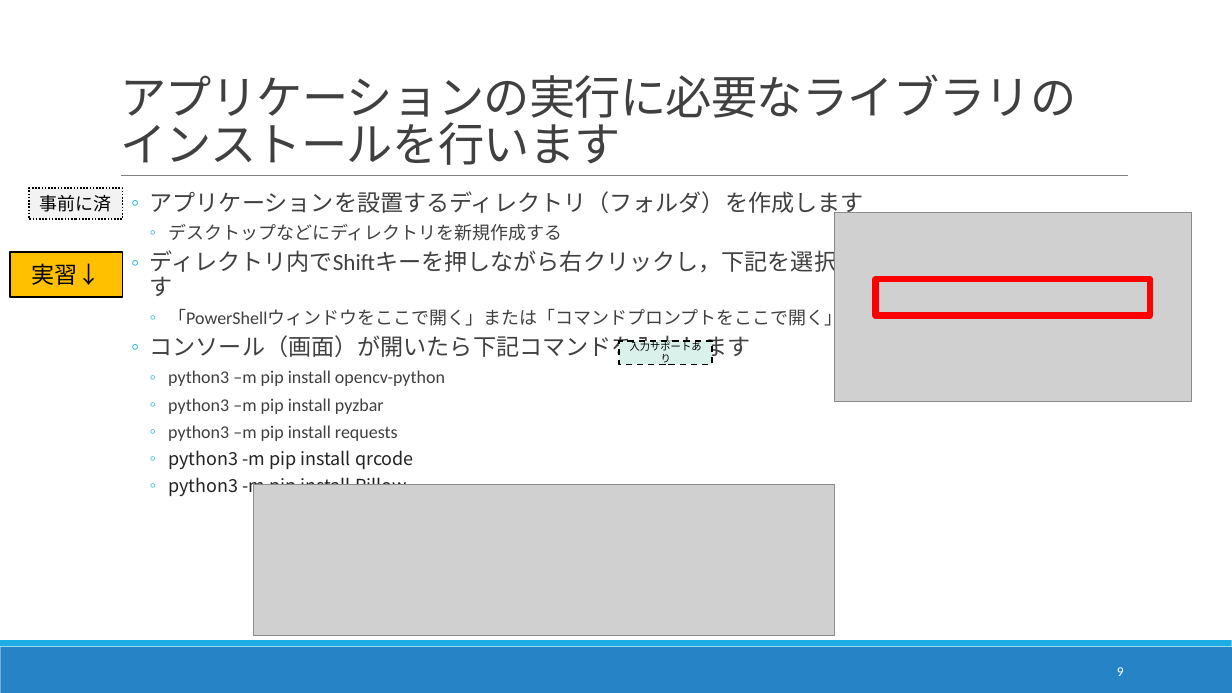
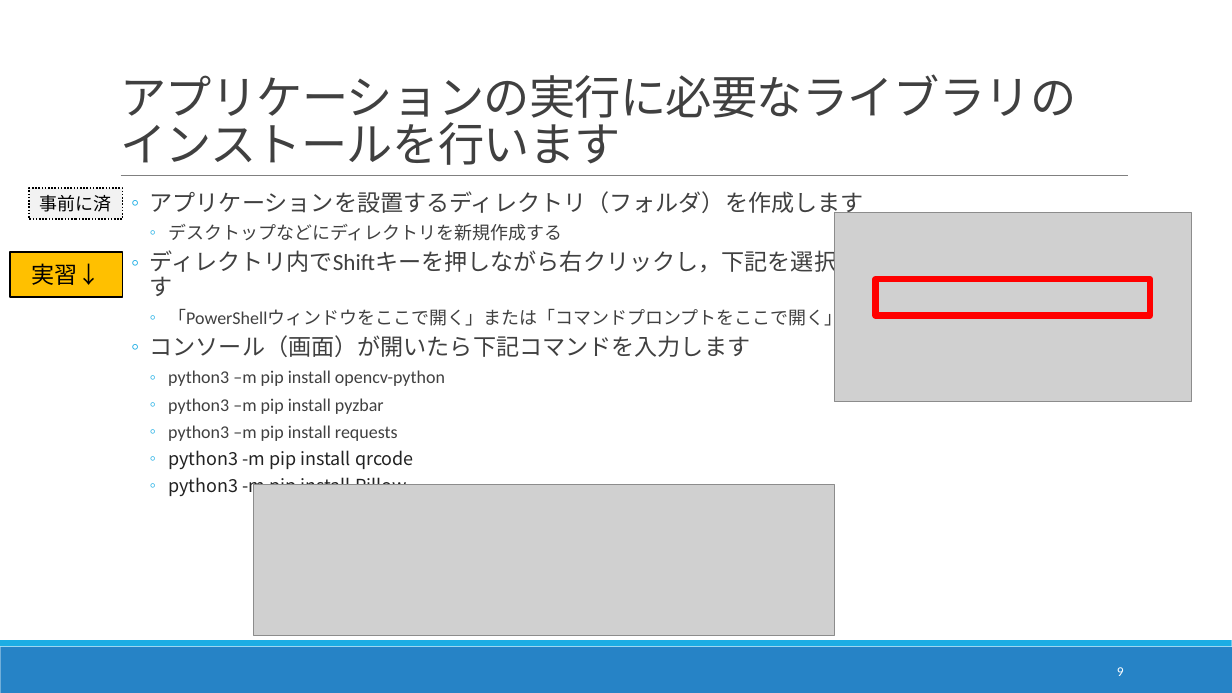
Before and after one commit to nc30mtd/noastec-smiottk, a slide deck: slide 9 of IoTセミナーテキスト.pptx. Drawn at 1232x693 pixels with LibreOffice and Linux fonts; fonts in the diff are those of the drawing; grey boxes stand for pictures. Boxes give left, top, right and bottom in pixels: in the first picture for what was removed or moved away, otherwise in the second. Text is boxed around its words. In the diff, an @@ line names an element or a change of style, - is before the commit and + after.

Commit message:
20220127版

```diff
--- a/IoTセミナーテキスト.pptx
+++ b/IoTセミナーテキスト.pptx
@@ rectangle removed at [619,341,713,365] @@
-入力サポートあり
```
Also in this commit, not shown: 3 other slides changed.
